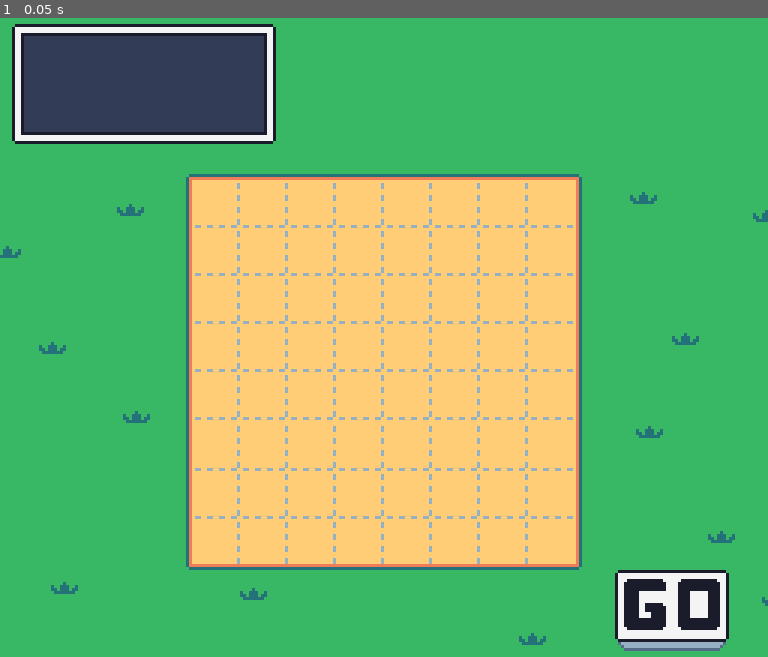
Above: before the commit, frame 1.
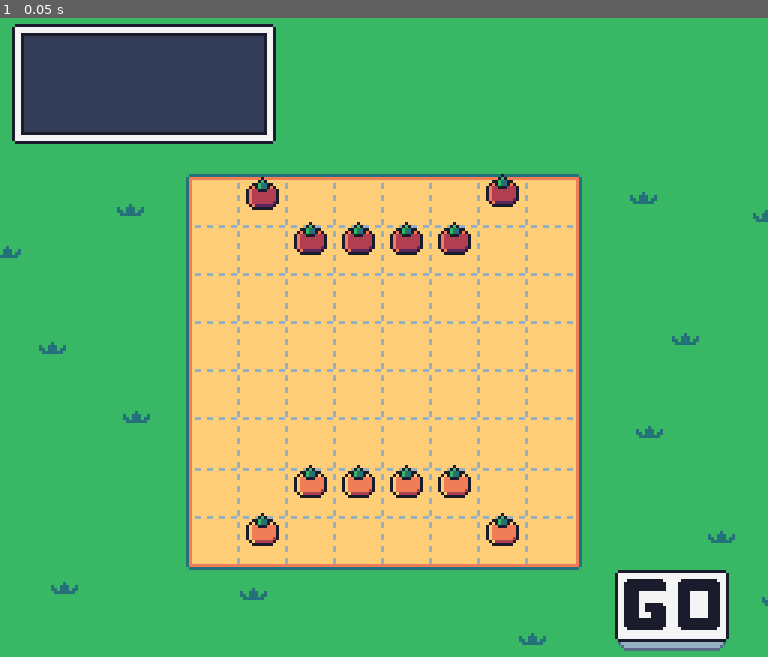
Above: after the commit, the same moment.

Repository: puzzud/Gardon
Game: Godot game, scene res://Scenes/Game.tscn
Two runs of this game, one before a commit and one after it. Both use one fixed random seed, a clock stepped at 60 frames per second and the inputs below.
Inputs:
- Up to frame 1 (0.05 s): no input

The runs differ from the first frame. In frame 1, 1.9% of the frame differs, in the area x 32-68%, y 24-83%.

Commit message:
Set up initial pieces.

Diff:
--- a/Scenes/Game.tscn
+++ b/Scenes/Game.tscn
@@ -1,14 +1,16 @@
-[gd_scene load_steps=5 format=2]
+[gd_scene load_steps=6 format=2]
 
 [ext_resource path="res://Scripts/Game.gd" type="Script" id=1]
 [ext_resource path="res://Scenes/Ui.tscn" type="PackedScene" id=2]
 [ext_resource path="res://Assets/Sprites/Sprites2.png" type="Texture" id=3]
 [ext_resource path="res://Assets/Backgrounds/Background1.png" type="Texture" id=4]
+[ext_resource path="res://Scenes/Tomato.tscn" type="PackedScene" id=5]
 
 [node name="Game" type="Node2D"]
 script = ExtResource( 1 )
 
 [node name="Ui" parent="." instance=ExtResource( 2 )]
+editor/display_folded = true
 
 [node name="MessageBox" type="Sprite" parent="Ui"]
 texture = ExtResource( 3 )
@@ -31,4 +33,52 @@
 "_edit_lock_": true
 }
 
-[editable path="Ui"]
+[node name="Pieces" type="Node2D" parent="."]
+
+[node name="Team1" type="Node2D" parent="Pieces"]
+editor/display_folded = true
+
+[node name="Tomato2" parent="Pieces/Team1" instance=ExtResource( 5 )]
+position = Vector2( 88, 170 )
+
+[node name="Tomato3" parent="Pieces/Team1" instance=ExtResource( 5 )]
+position = Vector2( 104, 154 )
+
+[node name="Tomato4" parent="Pieces/Team1" instance=ExtResource( 5 )]
+position = Vector2( 120, 154 )
+
+[node name="Tomato5" parent="Pieces/Team1" instance=ExtResource( 5 )]
+position = Vector2( 136, 154 )
+
+[node name="Tomato6" parent="Pieces/Team1" instance=ExtResource( 5 )]
+position = Vector2( 152, 154 )
+
+[node name="Tomato7" parent="Pieces/Team1" instance=ExtResource( 5 )]
+position = Vector2( 168, 170 )
+
+[node name="Team2" type="Node2D" parent="Pieces"]
+editor/display_folded = true
+
+[node name="Tomato2" parent="Pieces/Team2" instance=ExtResource( 5 )]
+position = Vector2( 88, 58 )
+region_rect = Rect2( 16, 0, 16, 16 )
+
+[node name="Tomato3" parent="Pieces/Team2" instance=ExtResource( 5 )]
+position = Vector2( 104, 73 )
+region_rect = Rect2( 16, 0, 16, 16 )
+
+[node name="Tomato4" parent="Pieces/Team2" instance=ExtResource( 5 )]
+position = Vector2( 120, 73 )
+region_rect = Rect2( 16, 0, 16, 16 )
+
+[node name="Tomato5" parent="Pieces/Team2" instance=ExtResource( 5 )]
+position = Vector2( 136, 73 )
+region_rect = Rect2( 16, 0, 16, 16 )
+
+[node name="Tomato6" parent="Pieces/Team2" instance=ExtResource( 5 )]
+position = Vector2( 152, 73 )
+region_rect = Rect2( 16, 0, 16, 16 )
+
+[node name="Tomato7" parent="Pieces/Team2" instance=ExtResource( 5 )]
+position = Vector2( 168, 57 )
+region_rect = Rect2( 16, 0, 16, 16 )
--- /dev/null
+++ b/Scenes/Tomato.tscn
@@ -0,0 +1,9 @@
+[gd_scene load_steps=2 format=2]
+
+[ext_resource path="res://Assets/Sprites/Sprites1.png" type="Texture" id=1]
+
+[node name="Tomato" type="Sprite"]
+position = Vector2( 72, 154 )
+texture = ExtResource( 1 )
+region_enabled = true
+region_rect = Rect2( 0, 0, 16, 16 )
